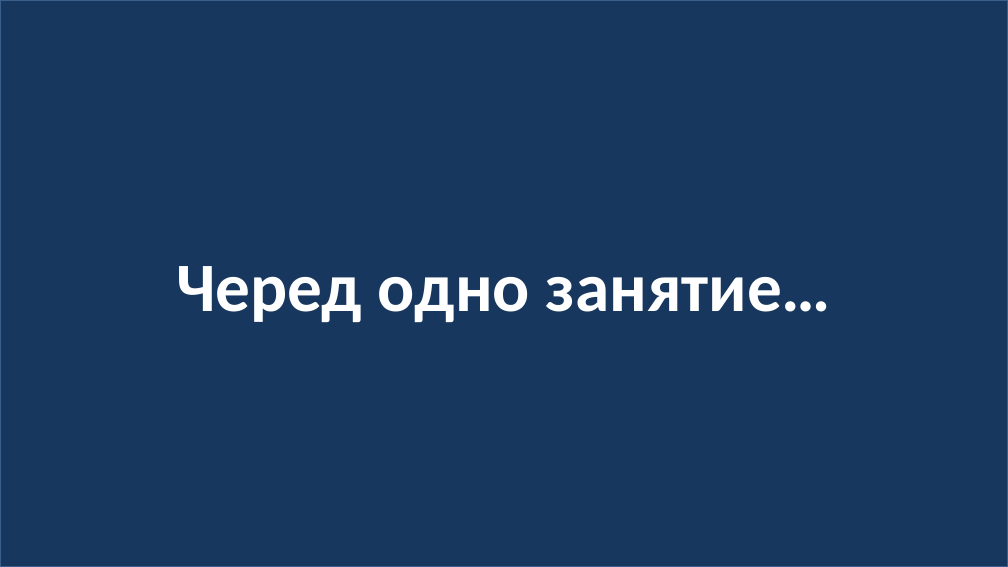
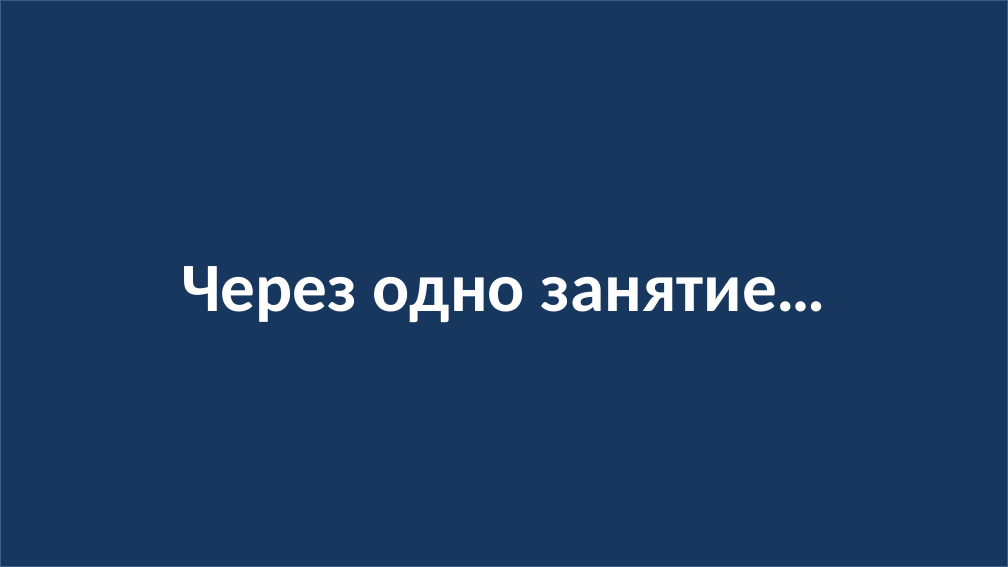
Before and after one commit to web35-ortdnipro/lesson08, a slide deck: slide 21 of lesson08.pptx. Drawn at 1008x567 pixels with LibreOffice and Linux fonts; fonts in the diff are those of the drawing. Boxes give left, top, right and bottom in pixels: in the first picture for what was removed or moved away, otherwise in the second. Text is boxed around its words. In the diff, an @@ line names an element or a change of style, - is before the commit and + after.

```diff
--- a/lesson08.pptx
+++ b/lesson08.pptx
@@ text in rectangle at box(181, 266, 827, 322): text changed @@
-Черед одно занятие…
+Через одно занятие…
```
Also in this commit, not shown: 2 other files.
